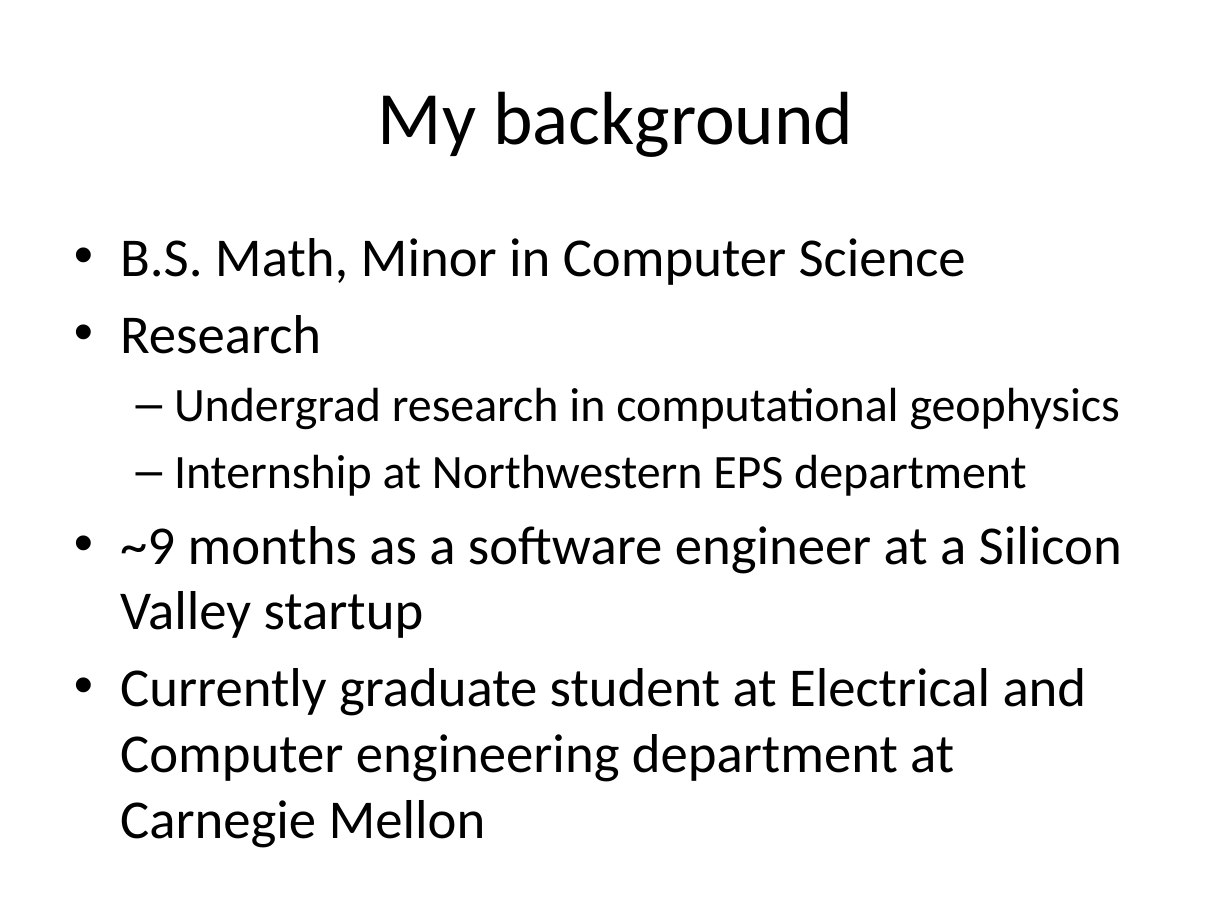
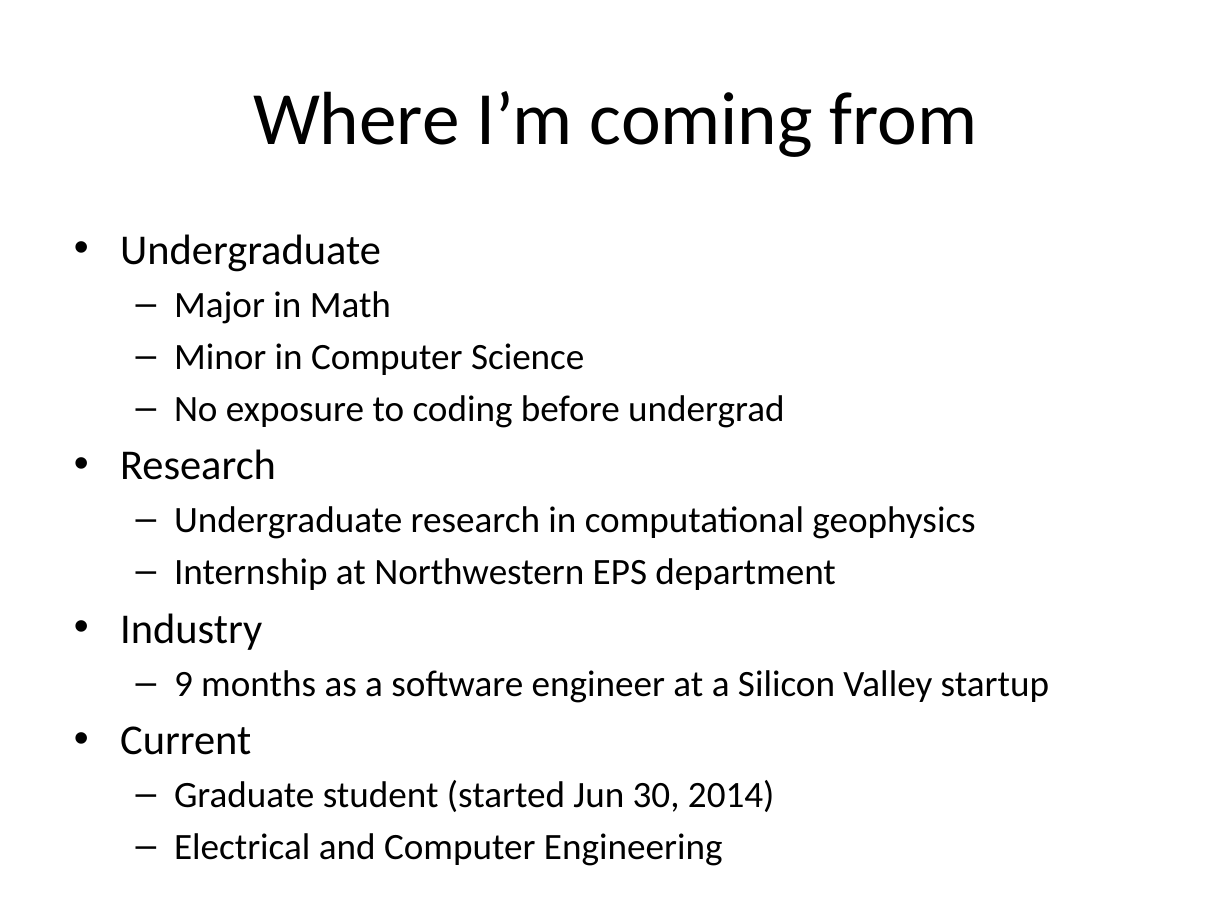
Before and after one commit to lkloh/USArray, a slide deck: slide 3 of BasicsOfCoding/BasicsOfCoding.pptx (slide 2 before the commit). Drawn at 1232x924 pixels with LibreOffice and Linux fonts; fonts in the diff are those of the drawing. Boxes give left, top, right and bottom in pixels: in the first picture for what was removed or moved away, otherwise in the second. Text is boxed around its words. In the diff, an @@ line names an element or a change of style, - is before the commit and + after.

```diff
--- a/BasicsOfCoding/BasicsOfCoding.pptx
+++ b/BasicsOfCoding/BasicsOfCoding.pptx
@@ title at <box>253,91,978,157</box>: text changed @@
-My background
+Where I’m coming from
@@ text at <box>120,234,784,428</box>: text changed; size 32 to 21.7 pt @@
-• B.S. Math, Minor in Computer Science
+• Undergraduate
+  – Major in Math
+  – Minor in Computer Science
+  – No exposure to coding before undergrad
@@ text at <box>120,449,835,590</box>: size 32 to 24.8 pt in "Research"; size 28 to 21.7 pt in "Internship at Northwestern EPS department"; less space between paragraphs @@
@@ text at <box>174,506,975,539</box>: text changed; size 28 to 21.7 pt @@
-  – Undergrad research in computational geophysics
+  – Undergraduate research in computational geophysics
@@ text at <box>120,613,1049,812</box>: text changed; size 32 to 21.7 pt @@
-• ~9 months as a software engineer at a Silicon Valley startup
-• Currently graduate student at Electrical and Computer engineering department at Carnegie Mellon
+• Industry
+  – 9 months as a software engineer at a Silicon Valley startup
+• Current
+  – Graduate student (started Jun 30, 2014)
+  – Electrical and Computer Engineering
```
Also in this commit, not shown: 7 slides added, 2 slides removed.
